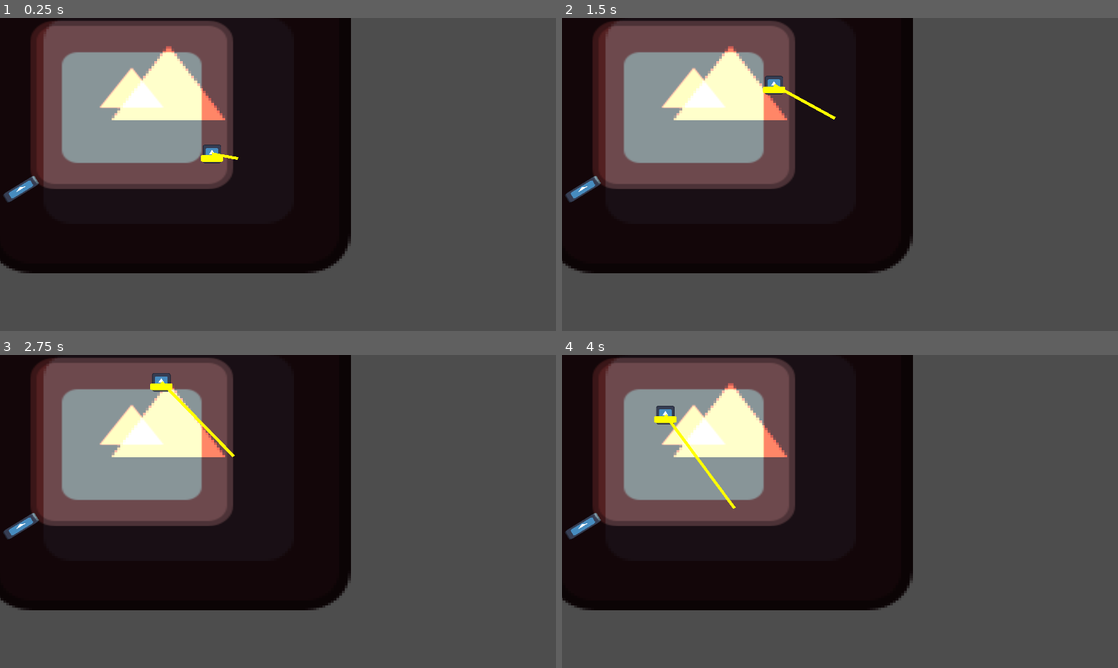
Above: before the commit, frames 1-4 (two rows, left to right).
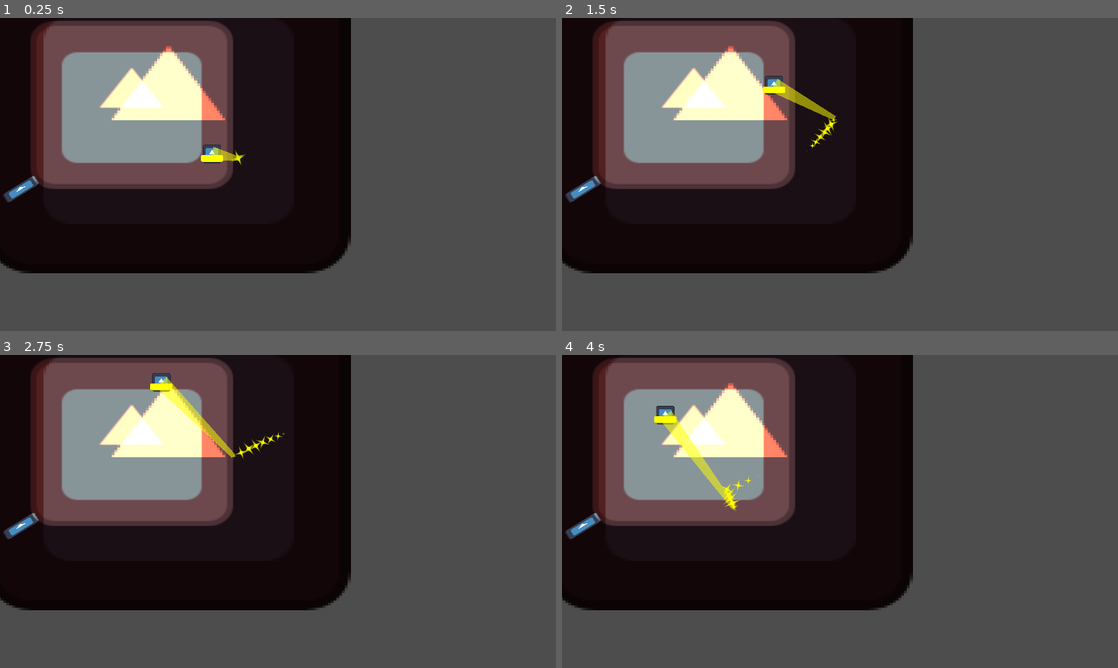
Above: after the commit, the same moments.

Repository: johncoffee/ngj-2024
Game: Godot game, scene res://nikita/arena.tscn
The game is run twice, just before and just after one commit, with the same random seed, the same clock (stepped at 60 frames per second) and the same inputs. This scene is started directly instead of the project's main scene. The engine's default icon, where the game draws it, is replaced by a stand-in: a white triangle on a blue panel in a dark square.
Inputs:
- Up to frame 1 (0.25 s): no input
- Up to frame 2 (1.5 s): tap Enter at 0.5 s; hold = (projector.repair) 0.53-1.28 s; hold W (mirror.move.up) from 0.53 s (still down); tap Keypad Enter (projector.toggle) at 1.35 s
- Up to frame 3 (2.75 s): release W (mirror.move.up) at 2.03 s; hold A (mirror.move.left) from 2.03 s (still down); hold = (projector.repair) from 2.03 s (still down)
- Up to frame 4 (4 s): release = (projector.repair) at 2.78 s; tap Keypad Enter (projector.toggle) at 2.85 s; release A (mirror.move.left) at 3.53 s; hold S (mirror.move.down) from 3.53 s (still down); hold = (projector.repair) from 3.53 s (still down)

The runs differ from the first frame. In frame 1, 0.1% of the frame differs, in the area x 38-45%, y 41-47%; in frame 2, 0.5%; in frame 3, 0.6%; in frame 4, 0.7%, in the area x 18-36%, y 17-50%.

Commit message:
added beam VFX

Diff:
--- a/players/beam.tscn
+++ b/players/beam.tscn
@@ -1,7 +1,48 @@
-[gd_scene format=3 uid="uid://d4i4f3741o1y2"]
+[gd_scene load_steps=8 format=3 uid="uid://d4i4f3741o1y2"]
+
+[ext_resource type="Texture2D" uid="uid://c53bjfu2j6ruw" path="res://textures/star_07.png" id="1_45kvn"]
+
+[sub_resource type="Curve" id="Curve_fx8j5"]
+_data = [Vector2(0, 1), 0.0, 0.0, 0, 0, Vector2(1, 0.315602), -2.0278, 0.0, 0, 0]
+point_count = 2
+
+[sub_resource type="Curve" id="Curve_hplis"]
+_data = [Vector2(0, 0.560783), 0.0, 2.0204, 0, 0, Vector2(0.183178, 1), 0.0, 0.0, 0, 0, Vector2(0.828037, 1), 0.0, 0.0, 0, 0, Vector2(1, 0), -4.47663, 0.0, 0, 0]
+point_count = 4
+
+[sub_resource type="CurveTexture" id="CurveTexture_oa0j3"]
+curve = SubResource("Curve_hplis")
+
+[sub_resource type="Curve" id="Curve_6l5xj"]
+_data = [Vector2(0, 0.302179), 0.0, 0.0, 0, 0, Vector2(0.224299, 1), 0.0, 0.0, 0, 0, Vector2(1, 0), -3.36169, 0.0, 0, 0]
+point_count = 3
+
+[sub_resource type="CurveTexture" id="CurveTexture_0pvl3"]
+curve = SubResource("Curve_6l5xj")
+
+[sub_resource type="ParticleProcessMaterial" id="ParticleProcessMaterial_6k5wm"]
+particle_flag_disable_z = true
+angular_velocity_min = 100.0
+angular_velocity_max = 180.0
+radial_velocity_min = 10.0
+radial_velocity_max = 20.0
+gravity = Vector3(2.08165e-12, 2.08165e-12, 2.08165e-12)
+scale_min = 0.2
+scale_max = 0.2
+scale_curve = SubResource("CurveTexture_0pvl3")
+color = Color(1, 1, 0, 1)
+alpha_curve = SubResource("CurveTexture_oa0j3")
 
 [node name="Line2D" type="Line2D"]
 points = PackedVector2Array(0, 0, 0, 0)
-default_color = Color(1, 1, 0, 1)
+width = 50.0
+width_curve = SubResource("Curve_fx8j5")
+default_color = Color(1, 1, 0, 0.521569)
 
 [node name="RayCast" type="RayCast2D" parent="."]
+
+[node name="ImpactParticles" type="GPUParticles2D" parent="."]
+z_index = 1
+process_material = SubResource("ParticleProcessMaterial_6k5wm")
+texture = ExtResource("1_45kvn")
+lifetime = 0.8
--- a/players/mirror_player.gd
+++ b/players/mirror_player.gd
@@ -23,14 +23,23 @@
 	for light_source in light_sources:
 		var direction: Vector2 = (position - light_source.position).normalized()
 		var dot: = maxf(direction.dot(-$MirrorRoot.transform.y), 0)
+		var length = 500 * dot
 		var beam: Line2D = light_sources[light_source]
-		var length = 500 * dot
-		beam.points[1] = -direction.reflect($MirrorRoot.transform.y) * length
 		var raycast: RayCast2D = beam.get_node("RayCast")
-		raycast.target_position = beam.points[1]
+		var particles: GPUParticles2D = beam.get_node("ImpactParticles")
+		raycast.target_position = -direction.reflect($MirrorRoot.transform.y) * length
 
 		var collider = raycast.get_collider()
-		if collider: collider.apply_damage(damage * delta)
+		if collider:
+			collider.apply_damage(damage * delta)
+			length = (collider.position - position).length()
+
+
+		beam.points[1] = -direction.reflect($MirrorRoot.transform.y) * length
+
+		particles.emitting = dot > 0.0
+		particles.amount = 32 if collider else 8
+		particles.position = beam.points[1]
 
 
 func register_light(light_source) -> void:
--- a/players/mirror_player.tscn
+++ b/players/mirror_player.tscn
@@ -10,7 +10,7 @@
 script = ExtResource("1_e4ygt")
 damage = 200.0
 speed = 250.0
-rotation_speed = 5.0
+rotation_speed = 3.5
 
 [node name="CollisionShape2D" type="CollisionShape2D" parent="."]
 shape = SubResource("CircleShape2D_uoh81")
Binary file added: textures/star_07.png
Not shown, added: textures/star_07.png.import
Binary file added: textures/symbol_02.png
Not shown, added: textures/symbol_02.png.import
